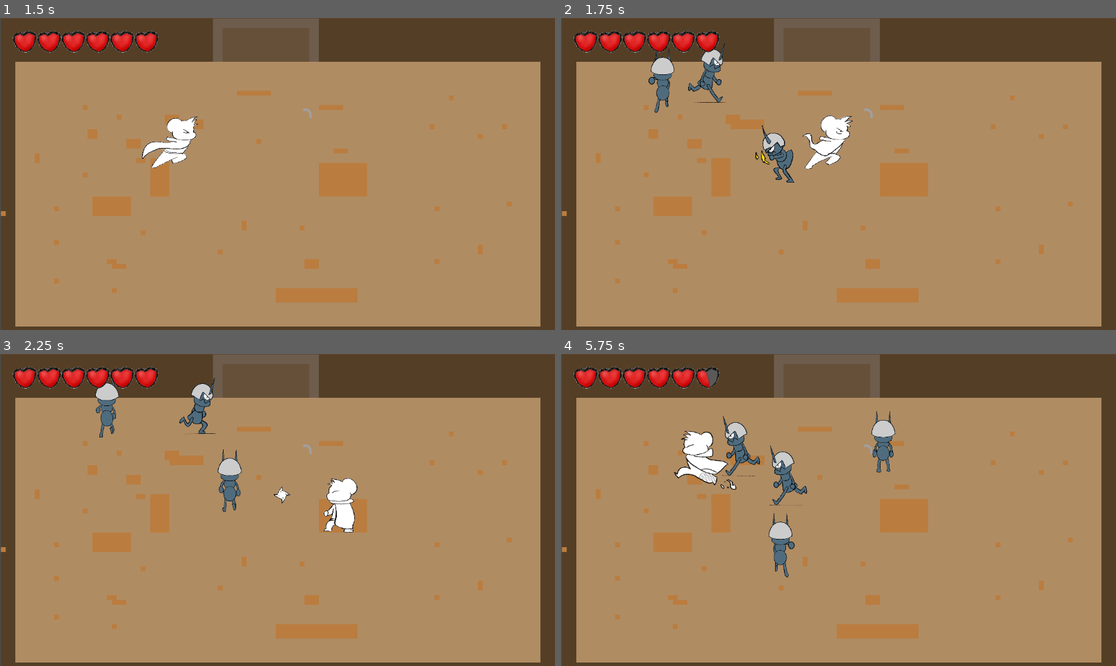
Above: before the commit, frames 1-4 (two rows, left to right).
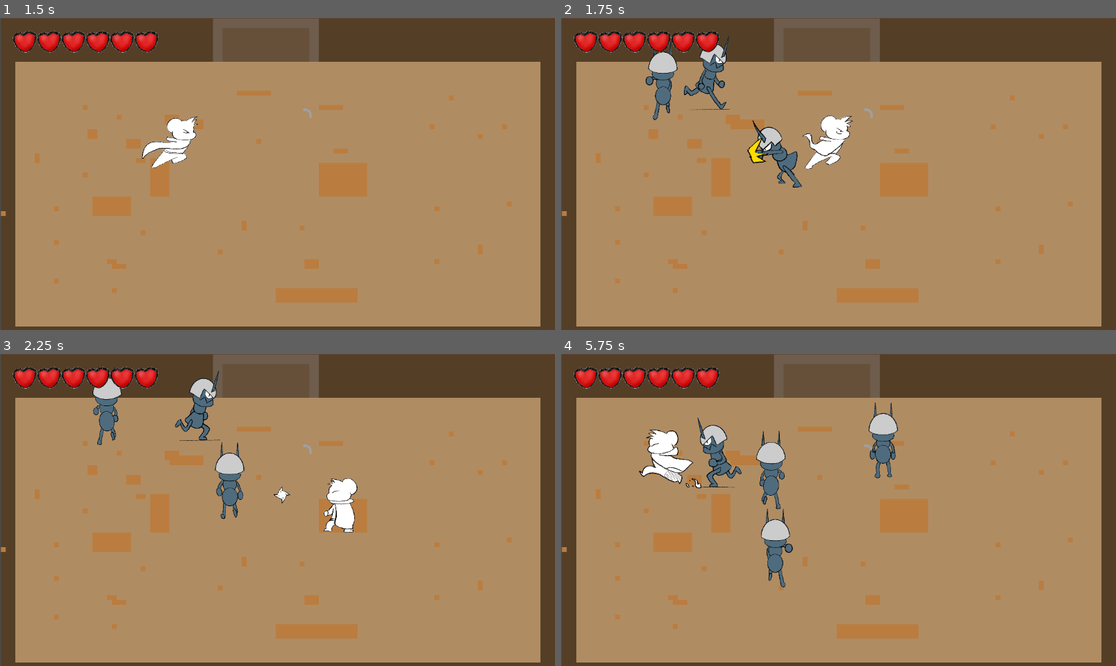
Above: after the commit, the same moments.

Repository: bcorrigall/ratknight
Game: Godot game, scene res://main_menu.tscn
The game is run twice, just before and just after one commit, with the same random seed, the same clock (stepped at 60 frames per second) and the same inputs. The engine's default icon, where the game draws it, is replaced by a stand-in: a white triangle on a blue panel in a dark square.
Inputs (mouse positions are in pixels of both pictures, inside the frame that each line leads up to):
- Up to frame 1 (1.5 s): click "Start" at 0.5 s; tap Enter at 1.25 s; move the mouse to (399, 158) at 1.27 s; hold Right (move_right) from 1.28 s (still down); hold Shift (dash) from 1.28 s (still down)
- Up to frame 2 (1.75 s): keep holding Right (move_right); keep holding Shift (dash); click (960, 158) at 1.55 s
- Up to frame 3 (2.25 s): move the mouse to (166, 525) at 2.02 s; release Right (move_right) at 2.03 s; release Shift (dash) at 2.03 s; hold S (move_down) from 2.03 s (still down); click (166, 525) at 2.1 s
- Up to frame 4 (5.75 s): tap Shift (dash) at 2.3, 3.8, 5.3 s; move the mouse to (894, 441) at 2.77 s; release S (move_down) at 2.78 s; hold Right (move_right) 2.78-3.53 s; hold J (attack_light) 2.78-3.53 s; click (894, 441) at 3.05 s; move the mouse to (810, 572) at 3.52 s; hold Up (move_up) 3.53-4.28 s; tap K (attack_spin) at 3.6 s; move the mouse to (1005, 556) at 4.27 s; hold Shift (dash) 4.28-5.03 s; hold A (move_left) from 4.28 s (still down); click (1005, 556) at 4.55 s; move the mouse to (672, 463) at 5.02 s; click (672, 463) at 5.1 s

Frame 1 is identical in both runs. In frame 2, 1.6% of the frame differs, in the area x 15-44%, y 5-55%; in frame 3, 1.3%; in frame 4, 4.8%, in the area x 14-61%, y 4-75%.

Commit message:
Update Skills

Diff:
--- a/Attack.tscn
+++ b/Attack.tscn
@@ -20,6 +20,7 @@
 
 [node name="Timer" type="Timer" parent="."]
 
-[connection signal="area_entered" from="AttackArea" to="." method="_on_attack_area_area_entered"]
+[connection signal="area_entered" from="AttackArea" to="." method="_on_area_2d_area_entered"]
+[connection signal="area_shape_entered" from="AttackArea" to="." method="_on_area_2d_area_shape_entered"]
 [connection signal="body_entered" from="AttackArea" to="." method="_on_area_2d_body_entered"]
 [connection signal="timeout" from="Timer" to="." method="_on_timer_timeout"]
--- a/Weapon.gd
+++ b/Weapon.gd
@@ -3,7 +3,7 @@
 @export var w_name = "default"
 @export var damage = 25
 @export var original_damage = 25
-@export var rate_of_fire = 0.9
+@export var rate_of_fire = 0.7
 @export var type = "default"
 @export var attack_scene = preload("res://Attack.tscn")
 
@@ -28,19 +28,25 @@
 		fire()
 
 func fire():
-	attack = attack_scene.instantiate()
+	var attacks = get_parent().extra_attacks + 1
+	while attacks > 0:
+		attack = attack_scene.instantiate()
 
-	attack.damage = damage + rat.damage_bonus
-	attack.position = global_position
-	attack.direction = (get_global_mouse_position() - global_position).normalized()
+		attack.damage = damage + rat.damage_bonus
+		attack.position = global_position
+		attack.direction = (get_global_mouse_position() - global_position).normalized()
 
-	rat.attack_animation(attack.direction, rate_of_fire)
-	get_parent().get_parent().add_child(attack)
-	print(attack.position)
-	print(position)
+		rat.attack_animation(attack.direction, rate_of_fire)
+		get_parent().get_parent().add_child(attack)
+		print(attack.position)
+		print(position)
 
-	timed_out = true
-	$Timer.start(rate_of_fire)
+		timed_out = true
+		await get_tree().create_timer(0.2).timeout
+		attacks = attacks - 1
+		print(attacks)
+
+	$Timer.start(rate_of_fire - get_parent().throw_rate)
 
 func _on_damageboost_timeout():
 	damage = original_damage
--- a/enemy.tscn
+++ b/enemy.tscn
@@ -1,103 +1,76 @@
-[gd_scene load_steps=37 format=3 uid="uid://bd1rvmtjug7o8"]
+[gd_scene load_steps=34 format=3 uid="uid://bd1rvmtjug7o8"]
 
 [ext_resource type="Script" path="res://enemy.gd" id="1_4tbc6"]
-[ext_resource type="Texture2D" uid="uid://blnakttrwrjas" path="res://assets/enemies/antFighter/attack(side)/0.png" id="2_cyluj"]
-[ext_resource type="Texture2D" uid="uid://blv5e6d5y5lvd" path="res://assets/enemies/antFighter/move_back/back.png" id="2_hplpv"]
-[ext_resource type="Texture2D" uid="uid://bxch2xhyskm5w" path="res://assets/enemies/antFighter/attack(side)/1.png" id="3_id7g3"]
-[ext_resource type="Texture2D" uid="uid://ct8n4p3yta8vy" path="res://assets/enemies/antFighter/move_front/front.png" id="3_l5wl1"]
-[ext_resource type="Texture2D" uid="uid://c3uxis2aaathp" path="res://assets/enemies/antFighter/attack(side)/2.png" id="4_0hshd"]
-[ext_resource type="Texture2D" uid="uid://cacyemixrkfj0" path="res://assets/enemies/antFighter/move_side/side.png" id="4_42p2l"]
-[ext_resource type="Texture2D" uid="uid://johx64v3xmf7" path="res://assets/enemies/antFighter/attack(side)/3.png" id="5_glnjp"]
-[ext_resource type="Texture2D" uid="uid://fnxwxk166yey" path="res://assets/enemies/antFighter/move_back/1.png" id="5_krsqe"]
-[ext_resource type="Texture2D" uid="uid://bc3grb7rmq078" path="res://assets/enemies/antFighter/move_back/2.png" id="6_m5ykh"]
-[ext_resource type="Texture2D" uid="uid://dl3vvublkp4ik" path="res://assets/enemies/antFighter/attack(side)/4.png" id="6_ype3v"]
-[ext_resource type="Texture2D" uid="uid://c20nk8d8tsbk6" path="res://assets/enemies/antFighter/move_back/3.png" id="7_b3ycb"]
-[ext_resource type="Texture2D" uid="uid://diwblvrk7lbhs" path="res://assets/enemies/antFighter/attack(side)/5.png" id="7_nvf24"]
-[ext_resource type="Texture2D" uid="uid://c617uy1yeo1t" path="res://assets/enemies/antFighter/move_back/4.png" id="8_b7ha2"]
-[ext_resource type="Texture2D" uid="uid://c7spixydrplu6" path="res://assets/enemies/antFighter/move_back/5.png" id="9_rxdg4"]
-[ext_resource type="Texture2D" uid="uid://d2h8b2mho81dc" path="res://assets/enemies/antFighter/move_back/6.png" id="10_x7mvi"]
-[ext_resource type="Texture2D" uid="uid://cxp0qfmnjgr6d" path="res://assets/enemies/antFighter/move_front/1.png" id="11_2rbfg"]
-[ext_resource type="Texture2D" uid="uid://y1em1xlnmkkk" path="res://assets/enemies/antFighter/move_front/2.png" id="12_knodq"]
-[ext_resource type="Texture2D" uid="uid://bl2w41tefgal5" path="res://assets/enemies/antFighter/move_front/3.png" id="13_v47sx"]
-[ext_resource type="Texture2D" uid="uid://cgkh5vncybvi4" path="res://assets/enemies/antFighter/move_front/4.png" id="14_s68ec"]
-[ext_resource type="Texture2D" uid="uid://or4m4j7abex0" path="res://assets/enemies/antFighter/move_front/5.png" id="15_8qt3j"]
-[ext_resource type="Texture2D" uid="uid://dxsl5kqhapuix" path="res://assets/enemies/antFighter/move_front/6.png" id="16_dgwkd"]
-[ext_resource type="Texture2D" uid="uid://y3ueknl2vfxp" path="res://assets/enemies/antFighter/move_side/1.png" id="17_mi656"]
-[ext_resource type="Texture2D" uid="uid://bwt7qsmu17xik" path="res://assets/enemies/antFighter/move_side/2.png" id="18_hyegm"]
-[ext_resource type="Texture2D" uid="uid://c5b2wt6u7jpuy" path="res://assets/enemies/antFighter/move_side/3.png" id="19_sg61l"]
-[ext_resource type="Texture2D" uid="uid://ch1o7ehoflplm" path="res://assets/enemies/antFighter/move_side/4.png" id="20_gxllo"]
-[ext_resource type="Texture2D" uid="uid://c5hthp577uo07" path="res://assets/enemies/antFighter/move_side/5.png" id="21_embnh"]
-[ext_resource type="Texture2D" uid="uid://8s0oanf8utab" path="res://assets/enemies/antFighter/move_side/6.png" id="22_egr1b"]
-[ext_resource type="Texture2D" uid="uid://cc8xyl17se1u8" path="res://assets/enemies/antFighter/move_side/7.png" id="23_a8u3r"]
-[ext_resource type="Texture2D" uid="uid://ded4e7gg4lnu7" path="res://assets/enemies/antFighter/move_side/8.png" id="24_fxfxy"]
+[ext_resource type="Texture2D" uid="uid://dkfdd3tt8waj8" path="res://assets/AntFighter/move_back/1.png" id="2_ofupk"]
+[ext_resource type="Texture2D" uid="uid://bav7obm1vqro1" path="res://assets/AntFighter/attack(side)/0.png" id="2_wahms"]
+[ext_resource type="Texture2D" uid="uid://bmfmsajsosvwm" path="res://assets/AntFighter/move_back/2.png" id="3_k6phc"]
+[ext_resource type="Texture2D" uid="uid://ble3qj1o32he3" path="res://assets/AntFighter/attack(side)/1.png" id="3_wv3hx"]
+[ext_resource type="Texture2D" uid="uid://cxya4jg7dokhv" path="res://assets/AntFighter/attack(side)/2.png" id="4_7jpfb"]
+[ext_resource type="Texture2D" uid="uid://cygh6ctwaxv7m" path="res://assets/AntFighter/move_back/3.png" id="4_v1v8h"]
+[ext_resource type="Texture2D" uid="uid://cn07tqf6rp6wr" path="res://assets/AntFighter/attack(side)/3.png" id="5_hkpbm"]
+[ext_resource type="Texture2D" uid="uid://b8ego8w7k4paq" path="res://assets/AntFighter/move_back/4.png" id="5_lsb4f"]
+[ext_resource type="Texture2D" uid="uid://fcvt7v82kunv" path="res://assets/AntFighter/attack(side)/4.png" id="6_em0ma"]
+[ext_resource type="Texture2D" uid="uid://b3tuuilmy52tf" path="res://assets/AntFighter/move_back/5.png" id="6_pgygh"]
+[ext_resource type="Texture2D" uid="uid://du7y1dxi558vs" path="res://assets/AntFighter/move_back/6.png" id="7_8v0qb"]
+[ext_resource type="Texture2D" uid="uid://ckmyev57d1rv1" path="res://assets/AntFighter/attack(side)/5.png" id="7_uq4ih"]
+[ext_resource type="Texture2D" uid="uid://coesqkf2jvm6y" path="res://assets/AntFighter/move_front/1.png" id="8_cmg0k"]
+[ext_resource type="Texture2D" uid="uid://bo1wwa1knul5v" path="res://assets/AntFighter/move_front/2.png" id="9_40yem"]
+[ext_resource type="Texture2D" uid="uid://cxl1q5jcc0uql" path="res://assets/AntFighter/move_front/3.png" id="10_xfffw"]
+[ext_resource type="Texture2D" uid="uid://c1gyyhfr7vncb" path="res://assets/AntFighter/move_front/4.png" id="11_0fi1m"]
+[ext_resource type="Texture2D" uid="uid://bmqgm4tp3qxac" path="res://assets/AntFighter/move_front/5.png" id="12_whqca"]
+[ext_resource type="Texture2D" uid="uid://dooksvqxo2m5l" path="res://assets/AntFighter/move_front/6.png" id="13_7qowh"]
+[ext_resource type="Texture2D" uid="uid://cydarsxxbjynk" path="res://assets/AntFighter/move_side/1.png" id="14_add1d"]
+[ext_resource type="Texture2D" uid="uid://cbskojt1hctpd" path="res://assets/AntFighter/move_side/2.png" id="15_fw7fw"]
+[ext_resource type="Texture2D" uid="uid://dt3wh4hdl0p5" path="res://assets/AntFighter/move_side/3.png" id="16_bngjy"]
+[ext_resource type="Texture2D" uid="uid://bl7aj24s1eado" path="res://assets/AntFighter/move_side/4.png" id="17_trxvw"]
+[ext_resource type="Texture2D" uid="uid://3s5vpt2dx1j1" path="res://assets/AntFighter/move_side/5.png" id="18_kx8qk"]
+[ext_resource type="Texture2D" uid="uid://bqkncpgyr8r7w" path="res://assets/AntFighter/move_side/6.png" id="19_yxk6s"]
+[ext_resource type="Texture2D" uid="uid://qpkuhp4tpff4" path="res://assets/AntFighter/move_side/7.png" id="20_3j4ue"]
+[ext_resource type="Texture2D" uid="uid://bp814m8s2jgkw" path="res://assets/AntFighter/move_side/8.png" id="21_mvk65"]
 
 [sub_resource type="SpriteFrames" id="SpriteFrames_1gqbj"]
 animations = [{
 "frames": [{
 "duration": 1.0,
-"texture": ExtResource("2_cyluj")
-}, {
-"duration": 1.0,
-"texture": ExtResource("3_id7g3")
-}, {
-"duration": 1.0,
-"texture": ExtResource("4_0hshd")
-}, {
-"duration": 1.0,
-"texture": ExtResource("5_glnjp")
-}, {
-"duration": 1.0,
-"texture": ExtResource("6_ype3v")
-}, {
-"duration": 1.0,
-"texture": ExtResource("7_nvf24")
+"texture": ExtResource("2_wahms")
+}, {
+"duration": 1.0,
+"texture": ExtResource("3_wv3hx")
+}, {
+"duration": 1.0,
+"texture": ExtResource("4_7jpfb")
+}, {
+"duration": 1.0,
+"texture": ExtResource("5_hkpbm")
+}, {
+"duration": 1.0,
+"texture": ExtResource("6_em0ma")
+}, {
+"duration": 1.0,
+"texture": ExtResource("7_uq4ih")
 }],
 "loop": true,
 "name": &"attack_side",
-"speed": 12.0
-}, {
-"frames": [{
-"duration": 1.0,
-"texture": ExtResource("2_hplpv")
-}],
-"loop": true,
-"name": &"idle_back",
-"speed": 5.0
-}, {
-"frames": [{
-"duration": 1.0,
-"texture": ExtResource("3_l5wl1")
-}],
-"loop": true,
-"name": &"idle_front",
-"speed": 5.0
-}, {
-"frames": [{
-"duration": 1.0,
-"texture": ExtResource("4_42p2l")
-}],
-"loop": true,
-"name": &"idle_side",
-"speed": 5.0
-}, {
-"frames": [{
-"duration": 1.0,
-"texture": ExtResource("5_krsqe")
-}, {
-"duration": 1.0,
-"texture": ExtResource("6_m5ykh")
-}, {
-"duration": 1.0,
-"texture": ExtResource("7_b3ycb")
-}, {
-"duration": 1.0,
-"texture": ExtResource("8_b7ha2")
-}, {
-"duration": 1.0,
-"texture": ExtResource("9_rxdg4")
-}, {
-"duration": 1.0,
-"texture": ExtResource("10_x7mvi")
+"speed": 10.0
+}, {
+"frames": [{
+"duration": 1.0,
+"texture": ExtResource("2_ofupk")
+}, {
+"duration": 1.0,
+"texture": ExtResource("3_k6phc")
+}, {
+"duration": 1.0,
+"texture": ExtResource("4_v1v8h")
+}, {
+"duration": 1.0,
+"texture": ExtResource("5_lsb4f")
+}, {
+"duration": 1.0,
+"texture": ExtResource("6_pgygh")
+}, {
+"duration": 1.0,
+"texture": ExtResource("7_8v0qb")
 }],
 "loop": true,
 "name": &"move_back",
@@ -105,22 +78,22 @@
 }, {
 "frames": [{
 "duration": 1.0,
-"texture": ExtResource("11_2rbfg")
-}, {
-"duration": 1.0,
-"texture": ExtResource("12_knodq")
-}, {
-"duration": 1.0,
-"texture": ExtResource("13_v47sx")
-}, {
-"duration": 1.0,
-"texture": ExtResource("14_s68ec")
-}, {
-"duration": 1.0,
-"texture": ExtResource("15_8qt3j")
-}, {
-"duration": 1.0,
-"texture": ExtResource("16_dgwkd")
+"texture": ExtResource("8_cmg0k")
+}, {
+"duration": 1.0,
+"texture": ExtResource("9_40yem")
+}, {
+"duration": 1.0,
+"texture": ExtResource("10_xfffw")
+}, {
+"duration": 1.0,
+"texture": ExtResource("11_0fi1m")
+}, {
+"duration": 1.0,
+"texture": ExtResource("12_whqca")
+}, {
+"duration": 1.0,
+"texture": ExtResource("13_7qowh")
 }],
 "loop": true,
 "name": &"move_front",
@@ -128,28 +101,28 @@
 }, {
 "frames": [{
 "duration": 1.0,
-"texture": ExtResource("17_mi656")
-}, {
-"duration": 1.0,
-"texture": ExtResource("18_hyegm")
-}, {
-"duration": 1.0,
-"texture": ExtResource("19_sg61l")
-}, {
-"duration": 1.0,
-"texture": ExtResource("20_gxllo")
-}, {
-"duration": 1.0,
-"texture": ExtResource("21_embnh")
-}, {
-"duration": 1.0,
-"texture": ExtResource("22_egr1b")
-}, {
-"duration": 1.0,
-"texture": ExtResource("23_a8u3r")
-}, {
-"duration": 1.0,
-"texture": ExtResource("24_fxfxy")
+"texture": ExtResource("14_add1d")
+}, {
+"duration": 1.0,
+"texture": ExtResource("15_fw7fw")
+}, {
+"duration": 1.0,
+"texture": ExtResource("16_bngjy")
+}, {
+"duration": 1.0,
+"texture": ExtResource("17_trxvw")
+}, {
+"duration": 1.0,
+"texture": ExtResource("18_kx8qk")
+}, {
+"duration": 1.0,
+"texture": ExtResource("19_yxk6s")
+}, {
+"duration": 1.0,
+"texture": ExtResource("20_3j4ue")
+}, {
+"duration": 1.0,
+"texture": ExtResource("21_mvk65")
 }],
 "loop": true,
 "name": &"move_side",
@@ -207,9 +180,9 @@
 
 [node name="AnimatedSprite2D" type="AnimatedSprite2D" parent="."]
 clip_children = 2
-scale = Vector2(0.138125, 0.151875)
+scale = Vector2(0.17, 0.187)
 sprite_frames = SubResource("SpriteFrames_1gqbj")
-animation = &"move_side"
+animation = &"attack_side"
 
 [node name="ColorRect" type="ColorRect" parent="AnimatedSprite2D"]
 offset_left = -463.348
--- a/playerMovement.gd
+++ b/playerMovement.gd
@@ -49,6 +49,8 @@
 var regenerate_bonus = 0
 var regen_cap = 20
 var current_regen = 0
+var extra_attacks = 0
+var throw_rate = 0
 
 # Called when the node enters the scene tree for the first time.
 func _ready():
@@ -75,6 +77,11 @@
 		"Regenerate": regenerate_bonus += 0.5
 		"Dash Attack": dash_attack = true
 		"Dash Cooldown": dash_cooldown -= 2
+		"Damage 2": damage_bonus += 5
+		"Health 2": maxHealth += 20
+		"Extra Throwing Star": extra_attacks += 1
+		"Extra Throwing Star 2": extra_attacks += 1
+		"Increase Throw Rate": throw_rate += 0.2
 
 func attack_animation(direction, cooldown):
 	attack_direction = rad_to_deg(direction.angle())
--- a/skill_tree.tscn
+++ b/skill_tree.tscn
@@ -1,10 +1,12 @@
-[gd_scene load_steps=6 format=3 uid="uid://b2cs314jvy2yy"]
+[gd_scene load_steps=8 format=3 uid="uid://b2cs314jvy2yy"]
 
 [ext_resource type="Script" path="res://skill_tree.gd" id="1_5vrhb"]
 [ext_resource type="PackedScene" uid="uid://bqbswfmau18k" path="res://skill.tscn" id="1_6550d"]
 [ext_resource type="Texture2D" uid="uid://cepayxeh2frtq" path="res://assets/theRat/Attack_side/4.png" id="3_0mmol"]
 [ext_resource type="Texture2D" uid="uid://iumpcg2um3l4" path="res://assets/hearts/heart_4_4.png" id="4_fen5n"]
 [ext_resource type="Texture2D" uid="uid://c2qalgdxo80qu" path="res://assets/theRat/Dash_side/5.png" id="5_43j6v"]
+[ext_resource type="Texture2D" uid="uid://bgedj0hkpe1k" path="res://assets/star/star.png" id="5_76roj"]
+[ext_resource type="Texture2D" uid="uid://dipydihua6r5g" path="res://assets/theRat/Attack_side/5.png" id="6_xrlel"]
 
 [node name="SkillTree" type="Control"]
 layout_mode = 3
@@ -44,9 +46,9 @@
 anchors_preset = 5
 anchor_left = 0.5
 anchor_right = 0.5
-offset_left = -358.0
+offset_left = -330.0
 offset_top = 161.0
-offset_right = -258.0
+offset_right = -230.0
 offset_bottom = 261.0
 grow_horizontal = 2
 disabled = true
@@ -58,28 +60,89 @@
 anchors_preset = 5
 anchor_left = 0.5
 anchor_right = 0.5
-offset_left = -250.0
-offset_top = 150.0
-offset_right = -150.0
-offset_bottom = 250.0
+offset_left = -202.0
+offset_top = 157.0
+offset_right = -102.0
+offset_bottom = 257.0
 grow_horizontal = 2
 disabled = true
 texture_normal = ExtResource("4_fen5n")
 skill_name = "Health"
-
-[node name="Skill2" parent="Panel/Skill/Skill" instance=ExtResource("1_6550d")]
-layout_mode = 1
-anchors_preset = 5
-anchor_left = 0.5
-anchor_right = 0.5
-offset_left = 150.0
-offset_top = 150.0
-offset_right = 250.0
-offset_bottom = 250.0
+skill_cost = 2
+
+[node name="Skill" parent="Panel/Skill/Skill/Skill" instance=ExtResource("1_6550d")]
+layout_mode = 1
+anchors_preset = 5
+anchor_left = 0.5
+anchor_right = 0.5
+offset_left = -126.0
+offset_top = 143.0
+offset_right = -26.0
+offset_bottom = 243.0
+grow_horizontal = 2
+disabled = true
+texture_normal = ExtResource("4_fen5n")
+skill_name = "Health 2"
+skill_cost = 3
+
+[node name="Skill2" parent="Panel/Skill/Skill/Skill" instance=ExtResource("1_6550d")]
+layout_mode = 1
+anchors_preset = 5
+anchor_left = 0.5
+anchor_right = 0.5
+offset_left = 22.0
+offset_top = 143.0
+offset_right = 122.0
+offset_bottom = 243.0
 grow_horizontal = 2
 disabled = true
 texture_normal = ExtResource("4_fen5n")
 skill_name = "Regenerate"
+skill_cost = 5
+
+[node name="Skill2" parent="Panel/Skill/Skill" instance=ExtResource("1_6550d")]
+layout_mode = 1
+anchors_preset = 5
+anchor_left = 0.5
+anchor_right = 0.5
+offset_left = 93.0
+offset_top = 160.0
+offset_right = 193.0
+offset_bottom = 260.0
+grow_horizontal = 2
+disabled = true
+texture_normal = ExtResource("5_76roj")
+skill_name = "Extra Throwing Star"
+skill_cost = 4
+
+[node name="Skill2" parent="Panel/Skill/Skill/Skill2" instance=ExtResource("1_6550d")]
+layout_mode = 1
+anchors_preset = 5
+anchor_left = 0.5
+anchor_right = 0.5
+offset_left = -118.0
+offset_top = 139.0
+offset_right = -18.0
+offset_bottom = 239.0
+grow_horizontal = 2
+disabled = true
+texture_normal = ExtResource("5_76roj")
+skill_name = "Increase Throw Rate"
+skill_cost = 3
+
+[node name="Skill3" parent="Panel/Skill/Skill/Skill2" instance=ExtResource("1_6550d")]
+layout_mode = 1
+anchors_preset = 5
+anchor_left = 0.5
+anchor_right = 0.5
+offset_left = 29.0
+offset_top = 138.0
+offset_right = 129.0
+offset_bottom = 238.0
+grow_horizontal = 2
+disabled = true
+texture_normal = ExtResource("5_76roj")
+skill_name = "Extra Throwing Star 2"
 skill_cost = 5
 
 [node name="Skill2" parent="Panel/Skill" instance=ExtResource("1_6550d")]
@@ -101,10 +164,10 @@
 anchors_preset = 5
 anchor_left = 0.5
 anchor_right = 0.5
-offset_left = -227.0
-offset_top = 163.0
-offset_right = -127.0
-offset_bottom = 263.0
+offset_left = -171.0
+offset_top = 164.0
+offset_right = -71.0
+offset_bottom = 264.0
 grow_horizontal = 2
 disabled = true
 skill_name = "Dash Speed"
@@ -115,10 +178,10 @@
 anchors_preset = 5
 anchor_left = 0.5
 anchor_right = 0.5
-offset_left = 60.0
-offset_top = 150.0
-offset_right = 160.0
-offset_bottom = 250.0
+offset_left = 39.0
+offset_top = 149.0
+offset_right = 139.0
+offset_bottom = 249.0
 grow_horizontal = 2
 disabled = true
 skill_name = "Dash Cooldown"
@@ -129,15 +192,30 @@
 anchors_preset = 5
 anchor_left = 0.5
 anchor_right = 0.5
-offset_left = 93.0
-offset_top = 165.0
-offset_right = 193.0
-offset_bottom = 265.0
+offset_left = 107.0
+offset_top = 160.0
+offset_right = 207.0
+offset_bottom = 260.0
 grow_horizontal = 2
 disabled = true
 texture_normal = ExtResource("5_43j6v")
 skill_name = "Dash Attack"
 skill_cost = 6
+
+[node name="Skill2" parent="Panel/Skill/Skill2/Skill2" instance=ExtResource("1_6550d")]
+layout_mode = 1
+anchors_preset = 5
+anchor_left = 0.5
+anchor_right = 0.5
+offset_left = 18.0
+offset_top = 155.0
+offset_right = 118.0
+offset_bottom = 255.0
+grow_horizontal = 2
+disabled = true
+texture_normal = ExtResource("6_xrlel")
+skill_name = "Damage 2"
+skill_cost = 5
 
 [node name="SkillPoints" type="RichTextLabel" parent="."]
 layout_mode = 0
--- a/the_rat.tscn
+++ b/the_rat.tscn
@@ -633,7 +633,6 @@
 
 [node name="RegenTimer" type="Timer" parent="."]
 
-[connection signal="area_entered" from="theRatArea2D" to="." method="_on_the_rat_area_2d_area_entered"]
 [connection signal="body_entered" from="theRatArea2D" to="." method="_on_area_2d_body_entered"]
 [connection signal="body_entered" from="Weapon/Sword" to="Weapon/Sword" method="_on_body_entered"]
 [connection signal="timeout" from="Dash" to="." method="_on_dash_timeout"]
Not shown: 1 places in main_menu.tscn that only renumber resources
